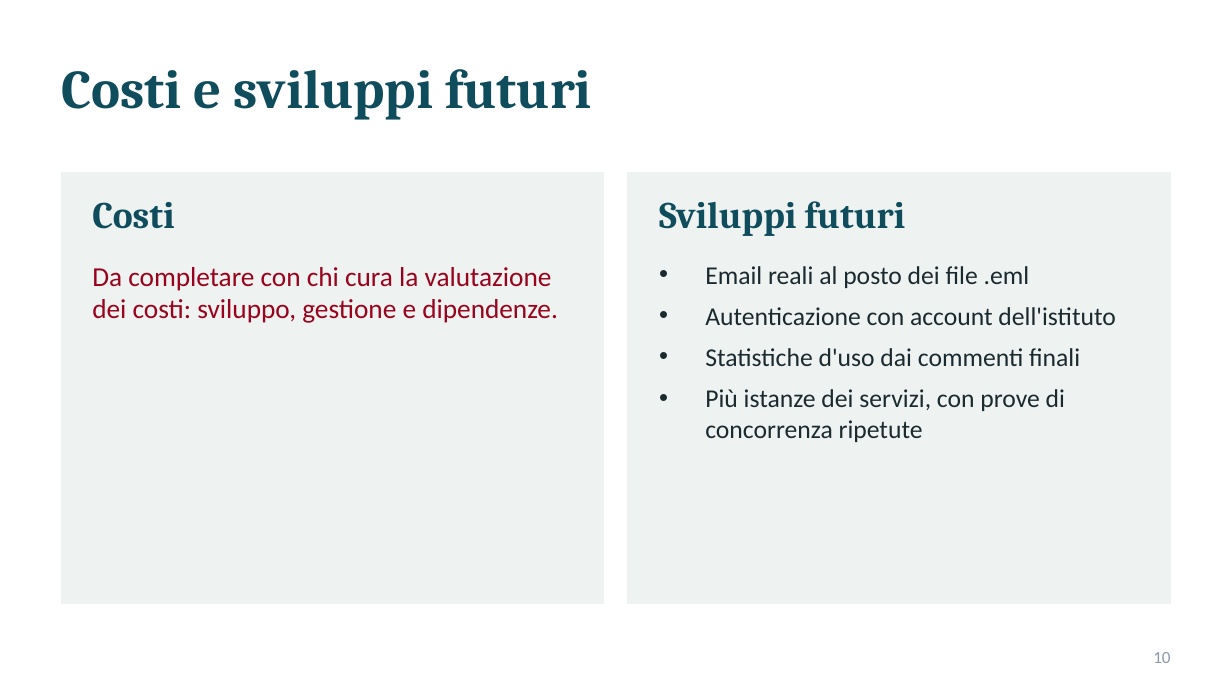
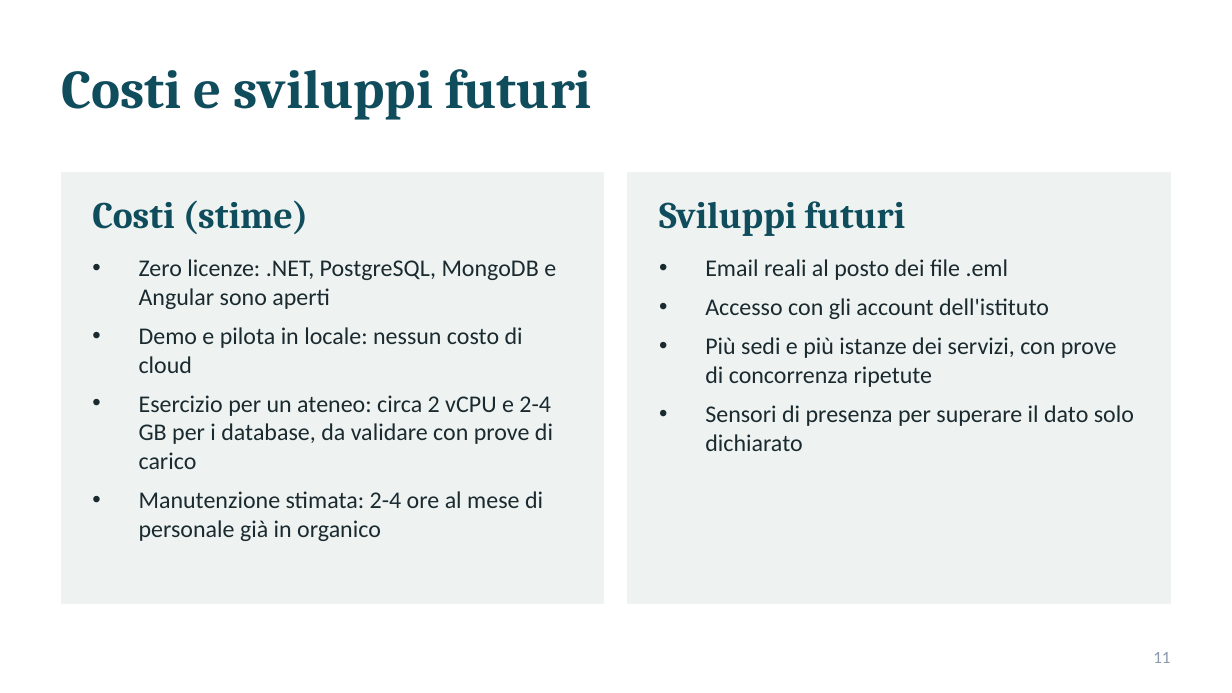
Before and after one commit to loggione-finale/smartcampus, a slide deck: slide 11 of docs/presentation-slides.pptx (slide 10 before the commit). Drawn at 1232x693 pixels with LibreOffice and Linux fonts; fonts in the diff are those of the drawing. Boxes give left, top, right and bottom in pixels: in the first picture for what was removed or moved away, otherwise in the second. Text is boxed around its words. In the diff, an @@ line names an element or a change of style, - is before the commit and + after.

```diff
--- a/docs/presentation-slides.pptx
+++ b/docs/presentation-slides.pptx
@@ text at (92, 200, 308, 234): text changed @@
-Costi
+Costi (stime)
@@ text at (139, 259, 556, 541): text changed; size 16 to 14 pt; text colour #9A031E to #1B2A2F @@
-Da completare con chi cura la valutazione dei costi: sviluppo, gestione e dipendenze.
+• Zero licenze: .NET, PostgreSQL, MongoDB e Angular sono aperti
+• Demo e pilota in locale: nessun costo di cloud
+• Esercizio per un ateneo: circa 2 vCPU e 2-4 GB per i database, da validare con prove di carico
+• Manutenzione stimata: 2-4 ore al mese di personale già in organico
@@ text at (705, 259, 1009, 280): size 15 to 14 pt in "Email reali al posto dei file .eml" @@
@@ text at (705, 298, 1134, 451): text changed; size 15 to 14 pt @@
-• Autenticazione con account dell'istituto
-• Statistiche d'uso dai commenti finali
-• Più istanze dei servizi, con prove di concorrenza ripetute
+• Accesso con gli account dell'istituto
+• Più sedi e più istanze dei servizi, con prove di concorrenza ripetute
+• Sensori di presenza per superare il dato solo dichiarato
@@ page number at (1153, 652, 1170, 663): text changed @@
-10
+11
```
Also in this commit, not shown: 3 other slides changed, 1 slide added, 1 other file.
